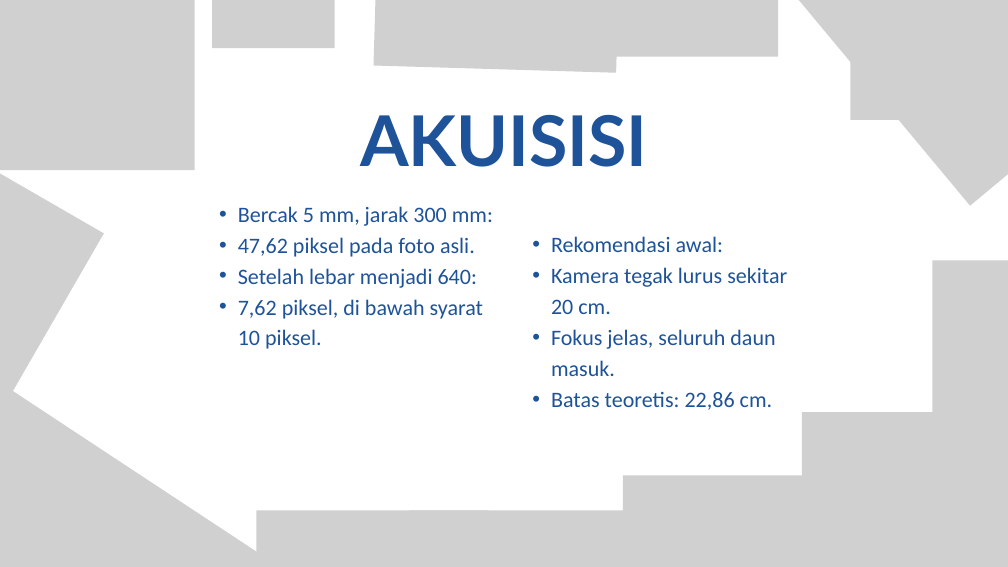
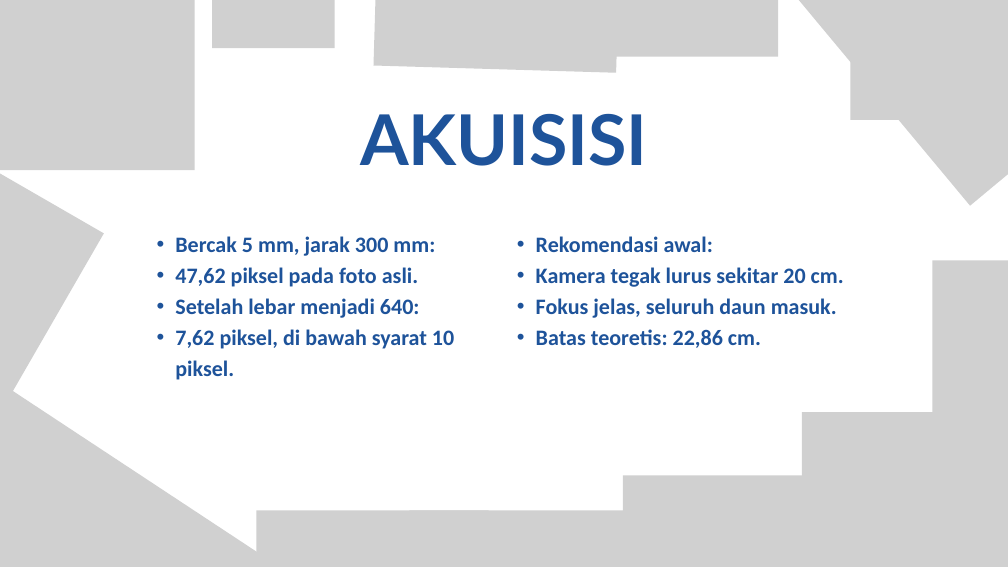
Before and after one commit to ZidaneNaufal1/simuteh-2330511034, a slide deck: slide 5 of laporan/Slide_EvalP1-4_2330511034.pptx. Drawn at 1008x567 pixels with LibreOffice and Linux fonts; fonts in the diff are those of the drawing; grey boxes stand for pictures. Boxes give left, top, right and bottom in pixels: in the first picture for what was removed or moved away, otherwise in the second. Text is boxed around its words. In the diff, an @@ line names an element or a change of style, - is before the commit and + after.

```diff
--- a/laporan/Slide_EvalP1-4_2330511034.pptx
+++ b/laporan/Slide_EvalP1-4_2330511034.pptx
@@ text "Bercak 5 mm, jarak 300 ...": place and size @@
-text "Bercak 5 mm, jarak 300 ..." at (238,206,493,349)
+text "Bercak 5 mm, jarak 300 ..." at (175,236,454,380)
@@ text "Bercak 5 mm, jarak 300 ..." at (175,236,454,380): bold on @@
@@ text "Rekomendasi awal:" at (536,236,844,348): bold on @@
@@ text "Rekomendasi awal:": place and size @@
-text "Rekomendasi awal:" at (551,236,787,410)
+text "Rekomendasi awal:" at (536,236,844,348)
```
Also in this commit, not shown: 11 other slides changed, 6 other files.
